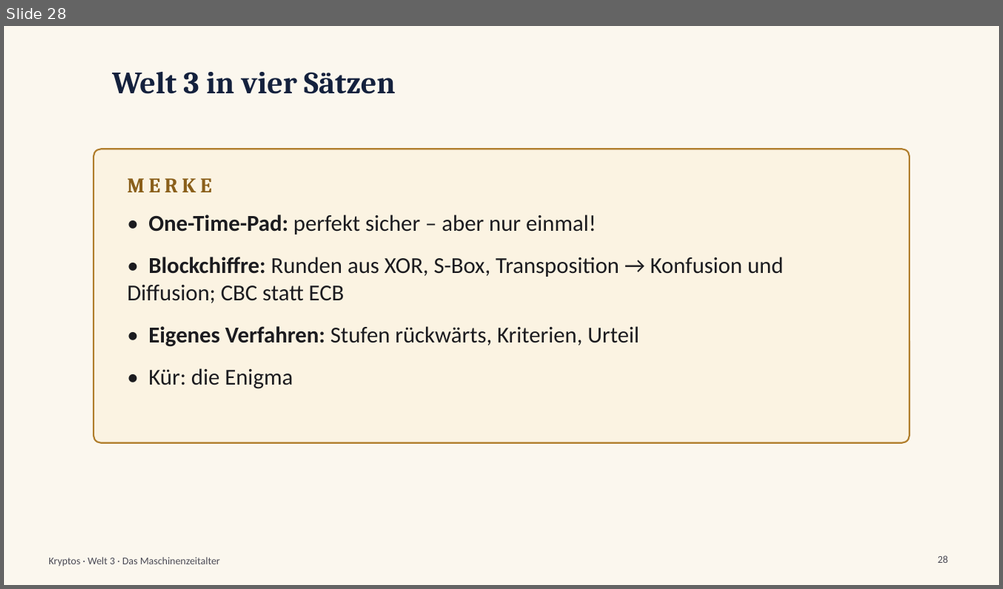
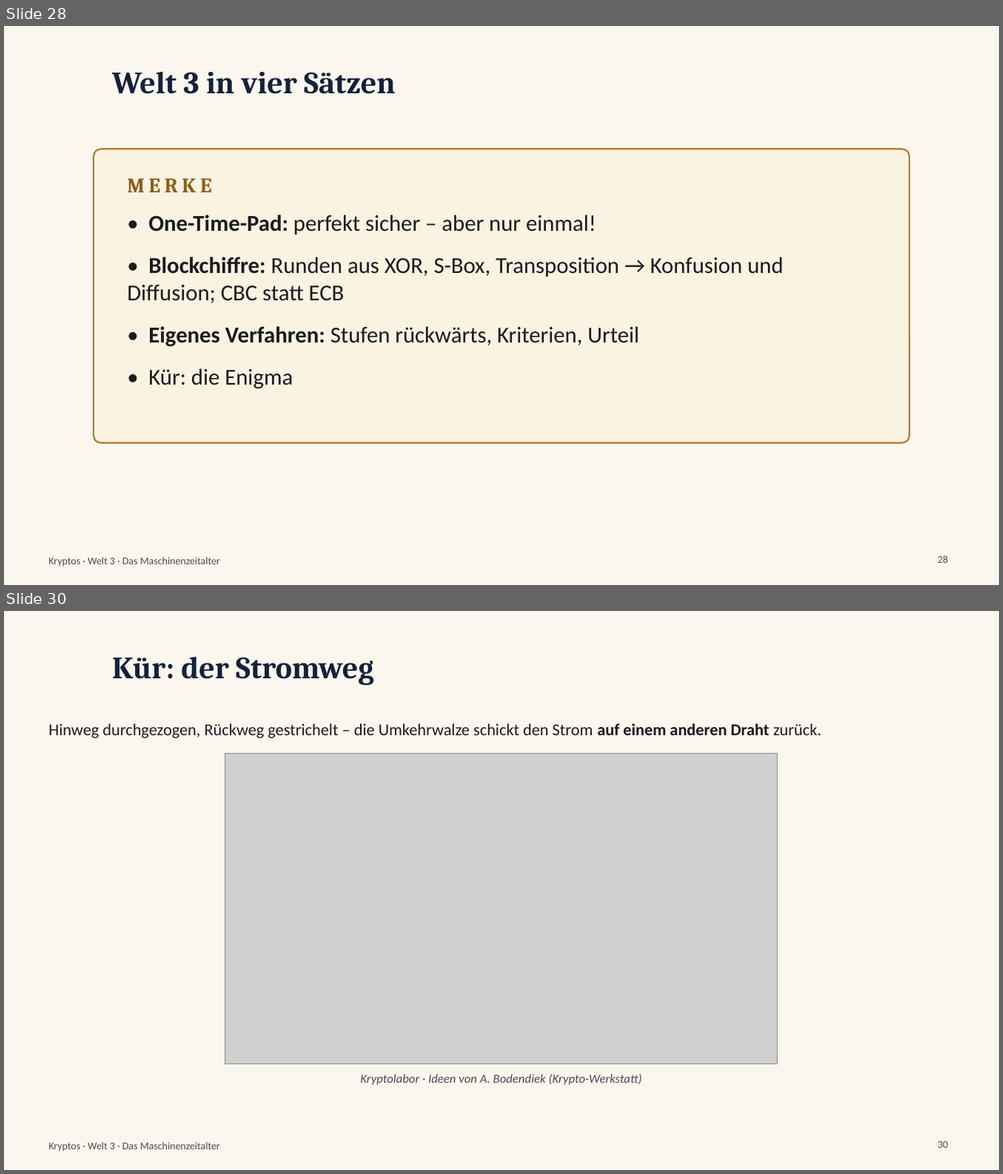
Before and after one commit to frankjuchim/kryptos, a slide deck: materialien/Welt3_Maschinenzeitalter/1_Praesentation/KR_W3_Praesentation_Maschinenzeitalter.pptx. Shown one above the other, each under a label of ours: slide 28 before the commit, slides 28 and 30 after it; the slides between them are not shown. The pictures are 1003x589 and 1003x1174 pixels, drawn with LibreOffice and Linux fonts; fonts in the diff are those of the drawing; grey boxes stand for pictures; background and template pictures are left out. Boxes give left, top, right and bottom in pixels: in the first picture for what was removed or moved away, otherwise in the second. Text is boxed around its words. In the diff, an @@ line names an element or a change of style, - is before the commit and + after.

```diff
--- a/materialien/Welt3_Maschinenzeitalter/1_Praesentation/KR_W3_Praesentation_Maschinenzeitalter.pptx
+++ b/materialien/Welt3_Maschinenzeitalter/1_Praesentation/KR_W3_Praesentation_Maschinenzeitalter.pptx
@@ slide 30 added at box(4, 611, 999, 1170), background #FBF7EE; not listed: 1 template element that a slide beside it also shows @@
@@ title added at box(112, 657, 374, 686), 30 pt, text #14213D, bold @@
+Kür: der Stromweg
@@ text added at box(48, 723, 821, 738), 16 pt, text #1B1B1F @@
+Hinweg durchgezogen, Rückweg gestrichelt – die Umkehrwalze schickt den Strom auf einem anderen Draht zurück.
@@ picture added at box(225, 754, 778, 1064) @@
@@ text added at box(360, 1074, 642, 1085), 12 pt, text #4A4A55, italic @@
+Kryptolabor · Ideen von A. Bodendiek (Krypto-Werkstatt)
@@ page number added at box(937, 1142, 948, 1148), 10 pt, text #4A4A55 @@
+30
```
Also in this commit, not shown: 1 other slide added, 23 other files.
